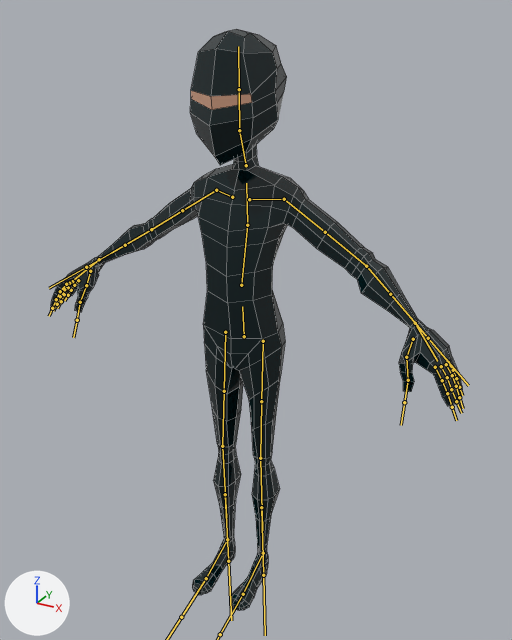
Renders of the FBX model Assets/Models/LowpolyNinja.fbx from each side of a commit.
Camera for both pictures: a 50 mm camera at (0.94, -1.592, 1.732) aimed at (0.108, -0.078, 0.975). Lighting does not change. The marker at lower left points along +X, +Y and +Z. The bones that bend it are drawn over the model as lines. Mesh edges are drawn as thin lines.

Names of what the first picture shows: 'Body'.
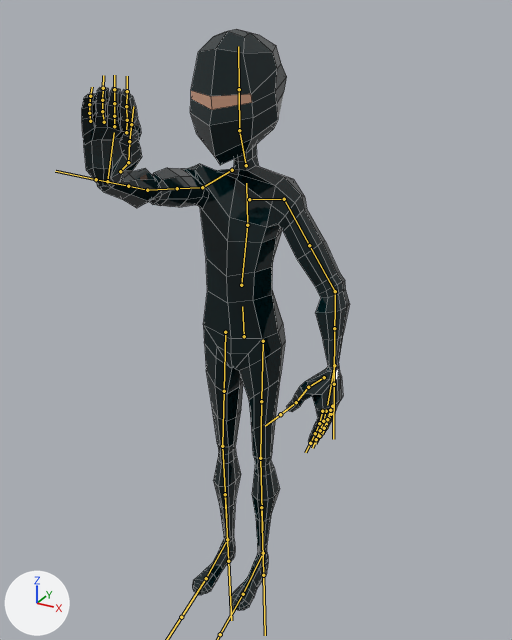
The newer file adds an action. The first version stands in its rest pose; the second is drawn at frame 28 of the action 'root|GravityForce'.

The change, as a diff of the scene's bpy script:
```diff
--- a/Assets/Models/LowpolyNinja.fbx.py
+++ b/Assets/Models/LowpolyNinja.fbx.py
@@ bone_shoulder_r @@
 bone_shoulder_r = bpy.data.objects['root'].pose.bones['shoulder.r']  # child of 'spine_02.x'
-bone_shoulder_r.location = (0.0, 0.0, 0.0)
-bone_shoulder_r.rotation_quaternion = (1.0, 0.0, 0.0, 0.0)  # degrees (0, 0, 0)
+bone_shoulder_r.location = (0.0, 0.0, -7.3)
+bone_shoulder_r.rotation_quaternion = (0.62, 0.521, 0.575, -0.116)  # degrees (112, 56, 56)
@@ bone_arm_stretch_r @@
 bone_arm_stretch_r = bpy.data.objects['root'].pose.bones['arm_stretch.r']  # child of 'shoulder.r'
-bone_arm_stretch_r.rotation_quaternion = (1.0, 0.0, 0.0, 0.0)  # degrees (0, 0, 0)
+bone_arm_stretch_r.rotation_quaternion = (0.845, 0.334, 0.396, 0.134)  # degrees (55, 35, 37)
@@ bone_forearm_stretch_r @@
 bone_forearm_stretch_r = bpy.data.objects['root'].pose.bones['forearm_stretch.r']  # child of 'arm_stretch.r'
-bone_forearm_stretch_r.rotation_quaternion = (1.0, 0.0, 0.0, 0.0)  # degrees (0, 0, 0)
+bone_forearm_stretch_r.rotation_quaternion = (0.559, 0.206, -0.802, 0.04)  # degrees (-24, -114, 45)
@@ bone_hand_r @@
 bone_hand_r = bpy.data.objects['root'].pose.bones['hand.r']  # child of 'forearm_stretch.r'
-bone_hand_r.rotation_quaternion = (1.0, 0.0, 0.0, 0.0)  # degrees (0, 0, 0)
+bone_hand_r.rotation_quaternion = (0.818, 0.433, -0.203, 0.319)  # degrees (47, -38, 26)
@@ bone_c_thumb1_r @@
 bone_c_thumb1_r = bpy.data.objects['root'].pose.bones['c_thumb1.r']  # child of 'hand.r'
-bone_c_thumb1_r.rotation_quaternion = (1.0, 0.0, 0.0, 0.0)  # degrees (0, 0, 0)
+bone_c_thumb1_r.rotation_quaternion = (0.992, -0.09, -0.073, -0.049)  # degrees (-10, -9, -5)
@@ bone_c_pinky1_r @@
 bone_c_pinky1_r = bpy.data.objects['root'].pose.bones['c_pinky1.r']  # child of 'hand.r'
-bone_c_pinky1_r.location = (0.0, 0.0, 0.0)
-bone_c_pinky1_r.rotation_quaternion = (1.0, 0.0, 0.0, 0.0)  # degrees (0, 0, 0)
+bone_c_pinky1_r.location = (-0.1, 0.4, 1.0)
+bone_c_pinky1_r.rotation_quaternion = (0.974, -0.159, -0.158, 0.042)  # degrees (-20, -17, 8)
@@ bone_c_pinky2_r @@
 bone_c_pinky2_r = bpy.data.objects['root'].pose.bones['c_pinky2.r']  # child of 'c_pinky1.r'
-bone_c_pinky2_r.location = (0.0, 0.0, 0.0)
-bone_c_pinky2_r.rotation_quaternion = (1.0, 0.0, 0.0, 0.0)  # degrees (0, 0, 0)
+bone_c_pinky2_r.location = (0.0, 0.1, 0.3)
+bone_c_pinky2_r.rotation_quaternion = (0.992, 0.111, -0.061, 0.007)  # degrees (13, -7, 0)
@@ bone_c_ring1_r @@
 bone_c_ring1_r = bpy.data.objects['root'].pose.bones['c_ring1.r']  # child of 'hand.r'
-bone_c_ring1_r.location = (0.0, 0.0, 0.0)
-bone_c_ring1_r.rotation_quaternion = (1.0, 0.0, 0.0, 0.0)  # degrees (0, 0, 0)
+bone_c_ring1_r.location = (-0.2, 0.2, 0.2)
+bone_c_ring1_r.rotation_quaternion = (0.981, -0.125, -0.145, 0.036)  # degrees (-15, -16, 6)
@@ bone_c_ring2_r @@
 bone_c_ring2_r = bpy.data.objects['root'].pose.bones['c_ring2.r']  # child of 'c_ring1.r'
-bone_c_ring2_r.rotation_quaternion = (1.0, 0.0, 0.0, 0.0)  # degrees (0, 0, 0)
+bone_c_ring2_r.rotation_quaternion = (0.992, 0.111, -0.058, 0.019)  # degrees (13, -7, 1)
@@ bone_c_middle1_r @@
 bone_c_middle1_r = bpy.data.objects['root'].pose.bones['c_middle1.r']  # child of 'hand.r'
-bone_c_middle1_r.location = (0.0, 0.0, 0.0)
-bone_c_middle1_r.rotation_quaternion = (1.0, 0.0, 0.0, 0.0)  # degrees (0, 0, 0)
+bone_c_middle1_r.location = (0.0, -0.1, -0.3)
+bone_c_middle1_r.rotation_quaternion = (0.981, -0.132, -0.137, 0.045)  # degrees (-16, -15, 7)
@@ bone_c_middle2_r @@
 bone_c_middle2_r = bpy.data.objects['root'].pose.bones['c_middle2.r']  # child of 'c_middle1.r'
-bone_c_middle2_r.rotation_quaternion = (1.0, 0.0, 0.0, 0.0)  # degrees (0, 0, 0)
+bone_c_middle2_r.rotation_quaternion = (0.992, 0.112, -0.056, 0.017)  # degrees (13, -7, 1)
@@ bone_c_index1_r @@
 bone_c_index1_r = bpy.data.objects['root'].pose.bones['c_index1.r']  # child of 'hand.r'
-bone_c_index1_r.location = (0.0, 0.0, 0.0)
-bone_c_index1_r.rotation_quaternion = (1.0, 0.0, 0.0, 0.0)  # degrees (0, 0, 0)
+bone_c_index1_r.location = (0.2, -0.5, -0.8)
+bone_c_index1_r.rotation_quaternion = (0.981, -0.134, -0.134, 0.046)  # degrees (-17, -15, 8)
@@ bone_c_index2_r @@
 bone_c_index2_r = bpy.data.objects['root'].pose.bones['c_index2.r']  # child of 'c_index1.r'
-bone_c_index2_r.rotation_quaternion = (1.0, 0.0, 0.0, 0.0)  # degrees (0, 0, 0)
+bone_c_index2_r.rotation_quaternion = (0.992, 0.114, -0.051, 0.021)  # degrees (13, -6, 2)
@@ bone_arm_stretch_l @@
 bone_arm_stretch_l = bpy.data.objects['root'].pose.bones['arm_stretch.l']  # child of 'shoulder.l'
-bone_arm_stretch_l.rotation_quaternion = (1.0, 0.0, 0.0, 0.0)  # degrees (0, 0, 0)
+bone_arm_stretch_l.rotation_quaternion = (0.977, 0.214, 0.005, 0.008)  # degrees (25, 0, 1)
@@ bone_forearm_stretch_l @@
 bone_forearm_stretch_l = bpy.data.objects['root'].pose.bones['forearm_stretch.l']  # child of 'arm_stretch.l'
-bone_forearm_stretch_l.rotation_quaternion = (1.0, 0.0, 0.0, 0.0)  # degrees (0, 0, 0)
+bone_forearm_stretch_l.rotation_quaternion = (0.982, 0.179, -0.063, 0.006)  # degrees (21, -7, -1)
```

What differs and where, as boxes (x1, y1, x2, y2) in the pictures (512 x 640 px):
'Body', posed (35% narrower)
    before: (51, 29, 462, 611)
    after: (82, 29, 350, 611)
bone 'shoulder.r', root to tip
    before: (232, 197) to (216, 190)
    after: (232, 170) to (202, 187)
bone 'arm_stretch.r', root to tip
    before: (216, 190) to (182, 210)
    after: (202, 187) to (177, 188)
bone 'forearm_stretch.r', root to tip
    before: (151, 229) to (112, 252)
    after: (147, 190) to (118, 184)
bone 'hand.r', root to tip
    before: (99, 259) to (73, 280)
    after: (107, 181) to (114, 132)
bone 'c_thumb1.r', root to tip
    before: (90, 271) to (86, 285)
    after: (120, 171) to (128, 162)
bone 'c_pinky1.r', root to tip
    before: (78, 280) to (74, 285)
    after: (90, 121) to (89, 113)
bone 'c_pinky2.r', root to tip
    before: (74, 285) to (71, 290)
    after: (89, 113) to (89, 104)
bone 'c_ring1.r', root to tip
    before: (72, 281) to (68, 287)
    after: (104, 122) to (102, 111)
bone 'c_ring2.r', root to tip
    before: (68, 287) to (64, 294)
    after: (102, 111) to (102, 100)
bone 'c_middle1.r', root to tip
    before: (69, 283) to (64, 289)
    after: (114, 126) to (114, 116)
bone 'c_middle2.r', root to tip
    before: (64, 289) to (60, 296)
    after: (114, 116) to (114, 103)
bone 'c_index1.r', root to tip
    before: (66, 284) to (60, 291)
    after: (126, 132) to (127, 120)
bone 'c_index2.r', root to tip
    before: (60, 291) to (56, 299)
    after: (127, 120) to (126, 106)
bone 'arm_stretch.l', root to tip
    before: (284, 199) to (325, 232)
    after: (284, 199) to (309, 245)
bone 'forearm_stretch.l', root to tip
    before: (366, 266) to (402, 308)
    after: (335, 291) to (334, 347)
